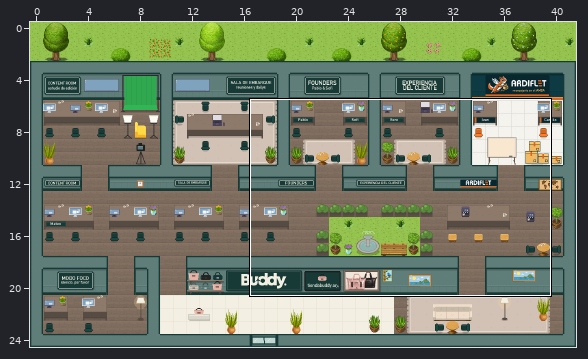
Tiled map (JSON) -- oficina.tmj. The picture above shows the old version from afar; the outline marks the close-up.
Close-up. The starting point:
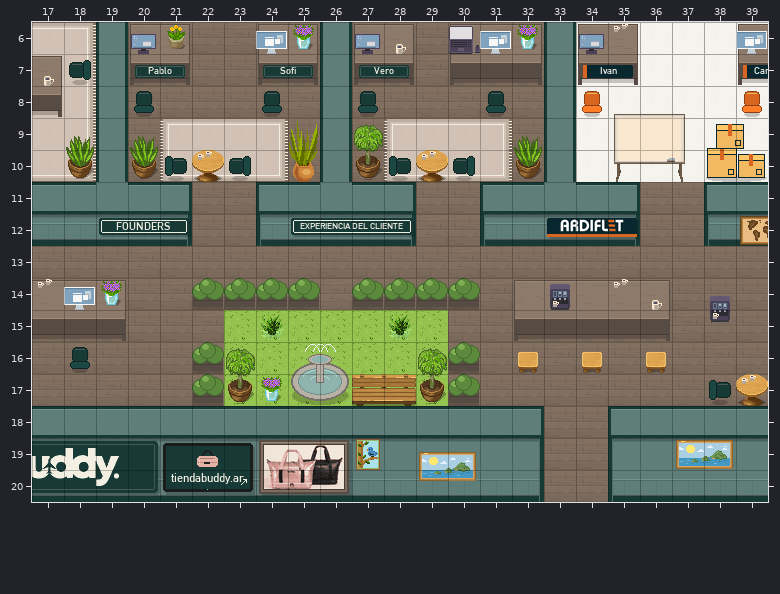
Cells are 32x32 px. Shown: x 17..39, y 6..20.
Once edited:
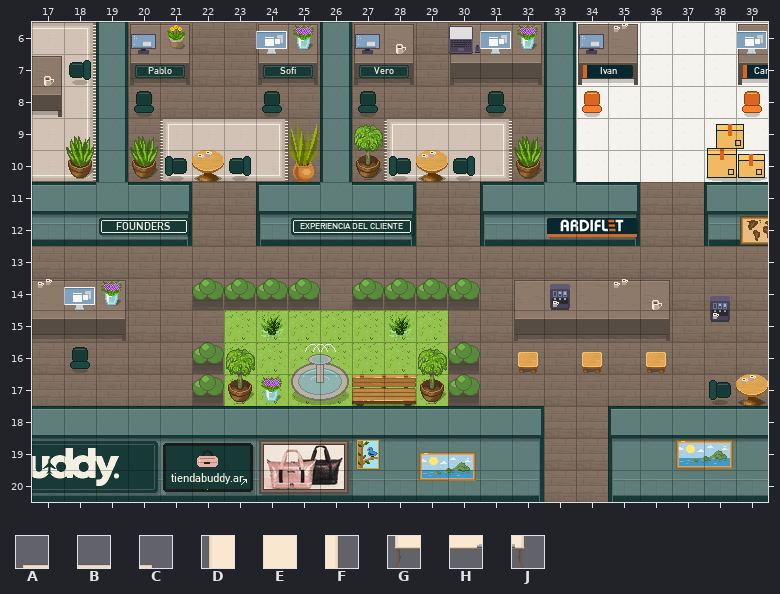
Key: from "Chunk 1": A 22, B 23, C 24, D 28, E 29, F 30, G 35, H 36, J 37.
_ is an empty cell, . an unchanged one.
The commit says: Deploying to gh-pages from @ DonElectron2000/oficina-buddy@57a6736ffd803a1929cc05e9da980c25f3caccf9 🚀
The exact change:
--- layer "furniture/furniture2"
@@ x 35..37 @@
- 8 ABC
- 9 DEF
-10 GHJ
+ 8 ___
+ 9 ___
+10 ___
